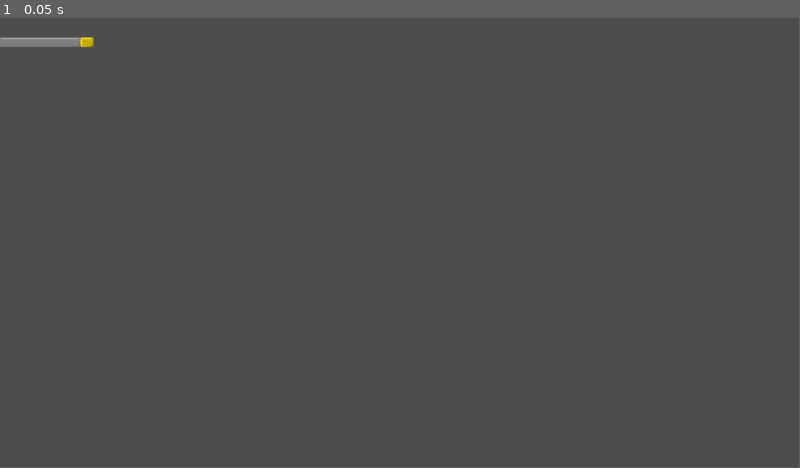
Above: before the commit, frame 1.
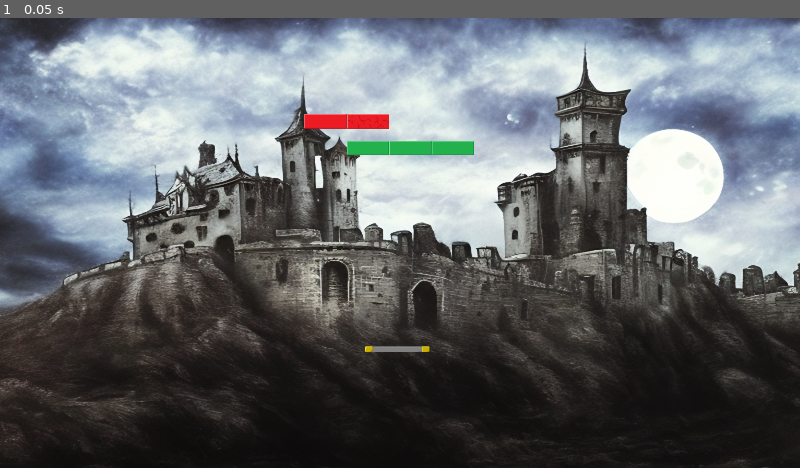
Above: after the commit, the same moment.

Repository: josevicentelc/godotArknoid
Game: Godot game, scene res://scenes/world.tscn
Two runs of this game, one before a commit and one after it. Both use one fixed random seed, a clock stepped at 60 frames per second and the inputs below. Before the commit the project starts from res://scenes/player.tscn.
Inputs:
- Up to frame 1 (0.05 s): no input
In our replay, the window is 799x449 before the commit and 800x450 after it. These sizes can differ from the game's own. Grey fills any space a smaller window leaves; there, only what the larger window draws over its background counts as a difference.

The runs differ from the first frame. In frame 1, 87% of the frame differs, in the area x 0-100%, y 0-100%.

Commit message:
main scene

Diff:
--- a/src/project.godot
+++ b/src/project.godot
@@ -11,6 +11,13 @@
 [application]
 
 config/name="Godot Arknoid"
-run/main_scene="res://scenes/player.tscn"
+run/main_scene="res://scenes/world.tscn"
 config/features=PackedStringArray("4.1", "Forward Plus")
 config/icon="res://icon.svg"
+
+[display]
+
+window/size/viewport_width=1920
+window/size/viewport_height=1080
+window/size/mode=3
+window/stretch/mode="canvas_items"
--- a/src/scenes/player.tscn
+++ b/src/scenes/player.tscn
@@ -1,10 +1,22 @@
-[gd_scene load_steps=2 format=3 uid="uid://d22moj78c6fdd"]
+[gd_scene load_steps=3 format=3 uid="uid://d22moj78c6fdd"]
 
 [ext_resource type="Texture2D" uid="uid://drc75r1dldmd1" path="res://assets/imgs/player.png" id="1_5j0ia"]
 
+[sub_resource type="RectangleShape2D" id="RectangleShape2D_vqv3g"]
+size = Vector2(155, 14)
+
 [node name="Node2D" type="Node2D"]
 
-[node name="Sprite2D" type="Sprite2D" parent="."]
+[node name="CharacterBody2D" type="CharacterBody2D" parent="."]
+
+[node name="Sprite2D" type="Sprite2D" parent="CharacterBody2D"]
 position = Vector2(58, 35)
 texture = ExtResource("1_5j0ia")
 vframes = 3
+
+[node name="AnimationPlayer" type="AnimationPlayer" parent="CharacterBody2D"]
+root_node = NodePath("../..")
+
+[node name="CollisionShape2D" type="CollisionShape2D" parent="CharacterBody2D"]
+position = Vector2(57.5, 35)
+shape = SubResource("RectangleShape2D_vqv3g")
--- /dev/null
+++ b/src/scenes/tiles.tscn
@@ -0,0 +1,30 @@
+[gd_scene load_steps=4 format=3 uid="uid://dp0irrkthbljb"]
+
+[ext_resource type="Texture2D" uid="uid://ctfssaqwa5pm6" path="res://assets/imgs/build.png" id="1_fr4ep"]
+
+[sub_resource type="TileSetAtlasSource" id="TileSetAtlasSource_j1vgc"]
+texture = ExtResource("1_fr4ep")
+margins = Vector2i(1, 1)
+separation = Vector2i(0, 1)
+texture_region_size = Vector2i(102, 35)
+0:0/0 = 0
+0:1/0 = 0
+0:2/0 = 0
+0:3/0 = 0
+0:4/0 = 0
+1:3/0 = 0
+1:2/0 = 0
+1:1/0 = 0
+1:0/0 = 0
+1:4/0 = 0
+
+[sub_resource type="TileSet" id="TileSet_rhwlf"]
+tile_size = Vector2i(102, 32)
+sources/0 = SubResource("TileSetAtlasSource_j1vgc")
+
+[node name="tiles" type="Node2D"]
+
+[node name="TileMap" type="TileMap" parent="."]
+tile_set = SubResource("TileSet_rhwlf")
+format = 2
+layer_0/tile_data = PackedInt32Array(-65535, 0, 0, -65534, 65536, 0, 65538, 0, 1, 65539, 0, 1, 65540, 0, 1)
--- /dev/null
+++ b/src/scenes/world.tscn
@@ -0,0 +1,24 @@
+[gd_scene load_steps=5 format=3 uid="uid://cn577hjitidr2"]
+
+[ext_resource type="Texture2D" uid="uid://bx35r7r8ehmn5" path="res://assets/imgs/backgrounds/magic grounds/magicgrounds_01.png" id="1_ifc7d"]
+[ext_resource type="PackedScene" uid="uid://dp0irrkthbljb" path="res://scenes/tiles.tscn" id="1_yrnj5"]
+[ext_resource type="PackedScene" uid="uid://d22moj78c6fdd" path="res://scenes/player.tscn" id="2_6qagv"]
+[ext_resource type="Texture2D" uid="uid://5rs4gp3kmg35" path="res://assets/imgs/backgrounds/medieval castles/castles_01.png" id="2_jn4rn"]
+
+[node name="world" type="Node2D"]
+
+[node name="Magicgrounds01" type="Sprite2D" parent="."]
+position = Vector2(961.5, 541.5)
+scale = Vector2(1.25065, 1.06543)
+texture = ExtResource("1_ifc7d")
+
+[node name="Castles01" type="Sprite2D" parent="."]
+position = Vector2(957, 539)
+scale = Vector2(1.2526, 1.07031)
+texture = ExtResource("2_jn4rn")
+
+[node name="tiles" parent="." instance=ExtResource("1_yrnj5")]
+position = Vector2(628, 264)
+
+[node name="Node2D" parent="." instance=ExtResource("2_6qagv")]
+position = Vector2(896, 760)
